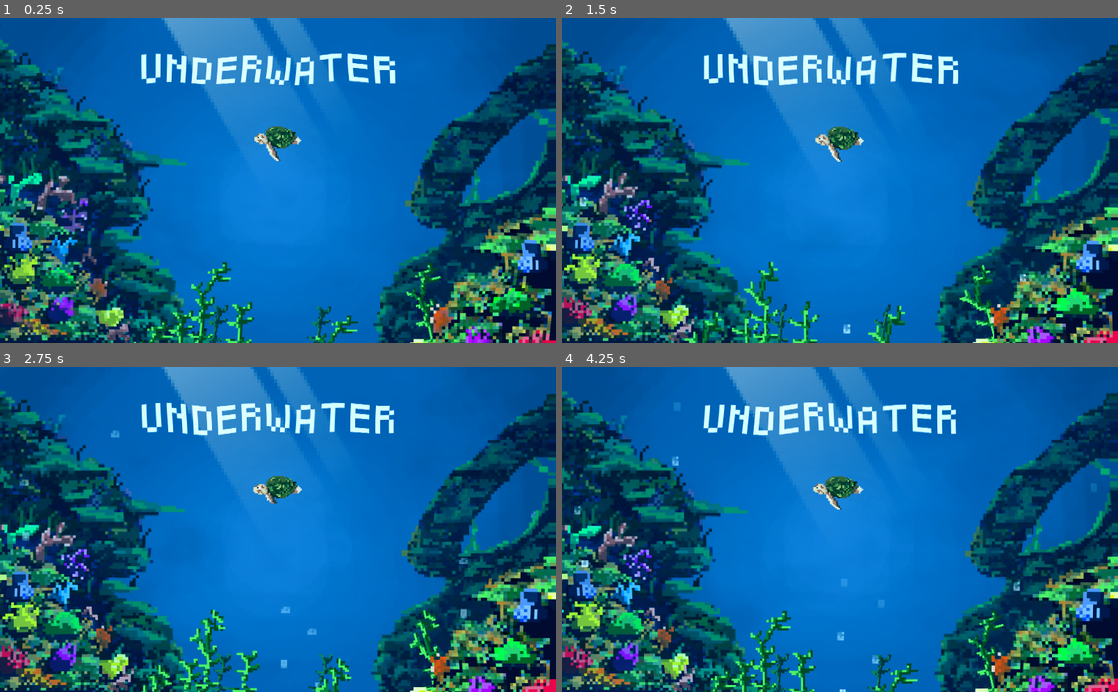
Above: before the commit, frames 1-4 (two rows, left to right).
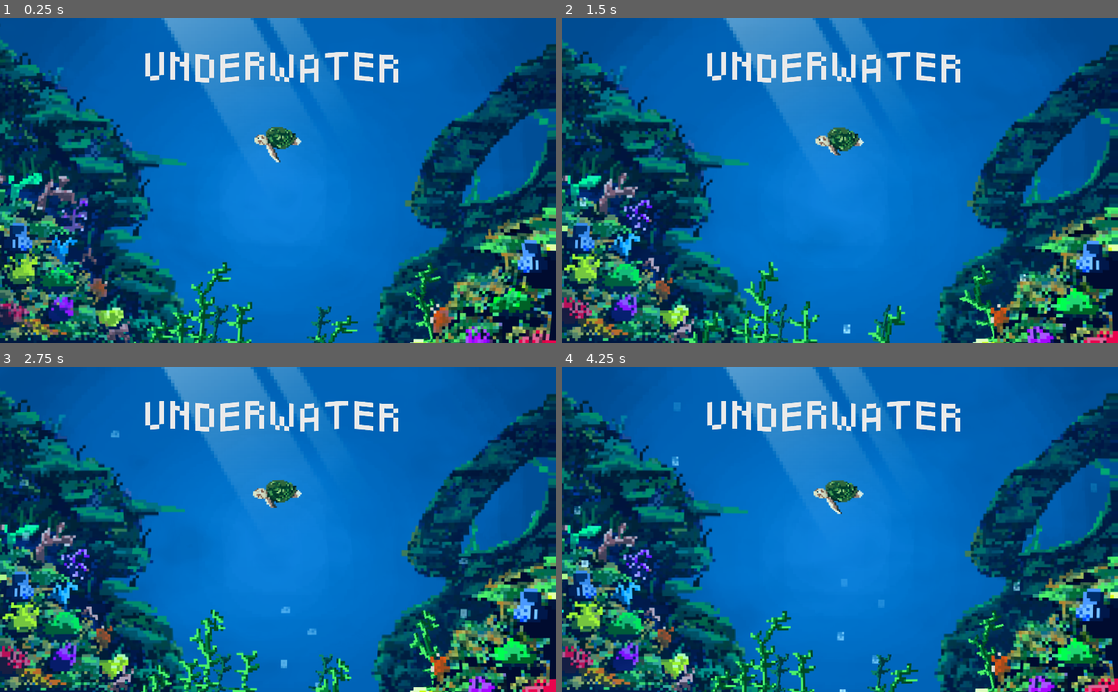
Above: after the commit, the same moments.

Repository: Gerchis/JamTeamSeas
Game: Godot game, scene res://Scenes/MainMenu/MainMenu.tscn
Same seed, same stepped clock (60 frames per second), same inputs: the game is played once before the commit and once after it.
Inputs:
- Up to frame 1 (0.25 s): no input
- Up to frame 2 (1.5 s): no input
- Up to frame 3 (2.75 s): no input
- Up to frame 4 (4.25 s): no input

The runs differ from the first frame. In frame 1, 2.7% of the frame differs, in the area x 25-72%, y 10-45%; in frame 2, 2.8%; in frame 3, 3.0%, in the area x 25-72%, y 10-44%; in frame 4, 2.9%.

Commit message:
butonTest

Diff:
--- a/Scenes/MainMenu/MainMenu.tscn
+++ b/Scenes/MainMenu/MainMenu.tscn
@@ -117,6 +117,18 @@
 "update": 1,
 "values": [ 0, 1, 2, 3, 4, 5, 6 ]
 }
+tracks/1/type = "value"
+tracks/1/path = NodePath(".:position")
+tracks/1/interp = 2
+tracks/1/loop_wrap = true
+tracks/1/imported = false
+tracks/1/enabled = true
+tracks/1/keys = {
+"times": PoolRealArray( 0, 0.7 ),
+"transitions": PoolRealArray( 1, 1 ),
+"update": 0,
+"values": [ Vector2( 520.817, 211.48 ), Vector2( 520.817, 220 ) ]
+}
 
 [sub_resource type="Animation" id=5]
 length = 2.0
@@ -366,17 +378,18 @@
 texture = ExtResource( 3 )
 
 [node name="Turtle" type="Sprite" parent="."]
-position = Vector2( 520.817, 211.48 )
+position = Vector2( 520.817, 220 )
 scale = Vector2( 0.276079, 0.276079 )
 texture = ExtResource( 13 )
 hframes = 4
 vframes = 2
-frame = 2
+frame = 3
 region_enabled = true
 region_rect = Rect2( -20, -37, 2760, 757 )
 
 [node name="AnimationPlayer" type="AnimationPlayer" parent="Turtle"]
 autoplay = "Idle"
+playback_speed = 0.8
 anims/Idle = SubResource( 4 )
 
 [node name="Seaweed_01" type="Sprite" parent="."]
@@ -463,19 +476,19 @@
 autoplay = "Reed_05"
 anims/Reed_05 = SubResource( 11 )
 
+[node name="WaterEffect_02" type="Sprite" parent="."]
+material = ExtResource( 14 )
+position = Vector2( 517.377, 306.453 )
+scale = Vector2( 0.567629, 0.574089 )
+texture = ExtResource( 3 )
+
+[node name="LigthSea_001" type="Sprite" parent="."]
+position = Vector2( 559.201, 325.395 )
+scale = Vector2( 0.610417, 0.62963 )
+texture = ExtResource( 12 )
+
 [node name="Title_01" type="AnimatedSprite" parent="."]
 position = Vector2( 500.857, 90.7563 )
 scale = Vector2( 0.4, 0.4 )
 frames = SubResource( 18 )
 frame = 2
-
-[node name="WaterEffect_02" type="Sprite" parent="."]
-material = ExtResource( 14 )
-position = Vector2( 517.377, 306.453 )
-scale = Vector2( 0.567629, 0.574089 )
-texture = ExtResource( 3 )
-
-[node name="LigthSea_001" type="Sprite" parent="."]
-position = Vector2( 559.201, 325.395 )
-scale = Vector2( 0.610417, 0.62963 )
-texture = ExtResource( 12 )
Renamed: BtnVolumeOnOff_001.png -> Sprites/ButtonAudio/BtnVolumeOnOff_001.png
Not shown, changed: Sprites/ButtonAudio/BtnVolumeOnOff_001.png.import
Renamed: BtnStrat_001.png -> Sprites/ButtonStart/BtnStrat_001.png
Not shown, changed: Sprites/ButtonStart/BtnStrat_001.png.import
